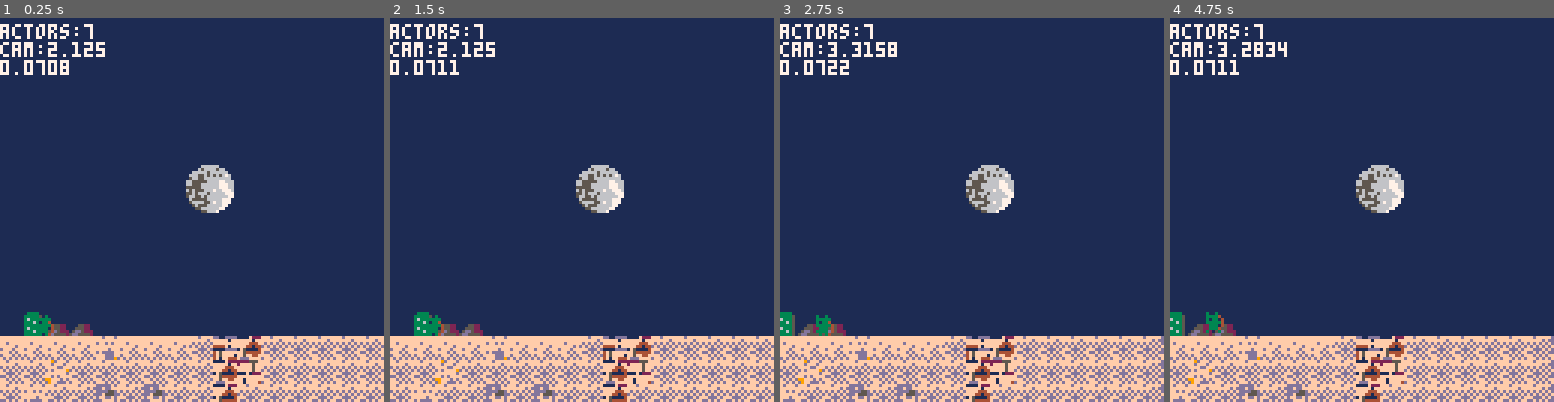
Above: before the commit, frames 1-4 (left to right).
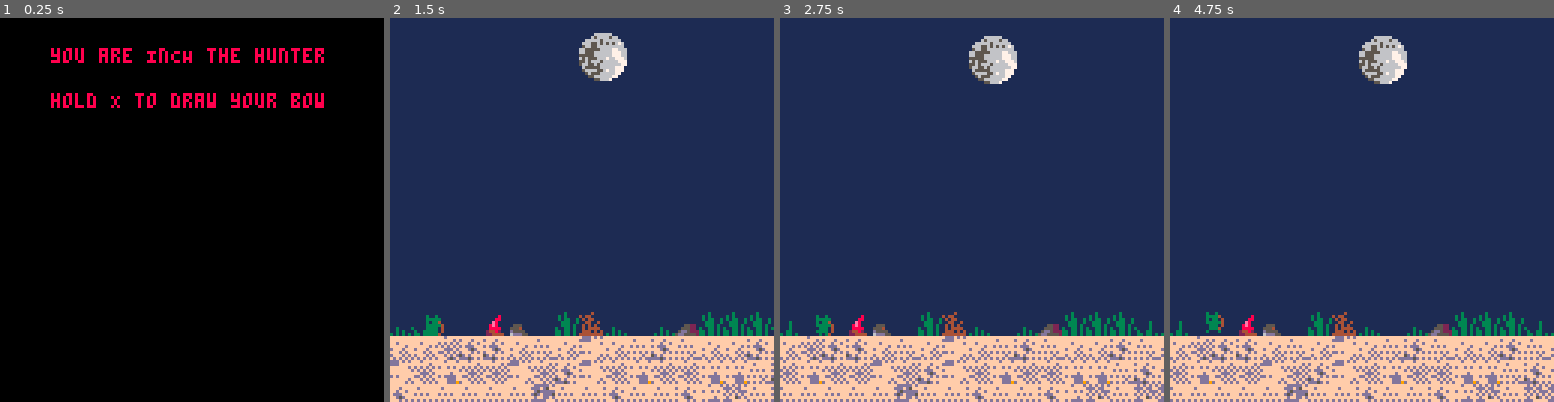
Above: after the commit, the same moments.

Repository: MaxBittker/pico-8-plink
Game: PICO-8 cartridge plink.p8
The game is run twice, just before and just after one commit, with the same random seed, the same clock (stepped at 60 frames per second) and the same inputs.
Inputs:
- Up to frame 1 (0.25 s): no input
- Up to frame 2 (1.5 s): tap X (X key) at 0.33, 1.07 s; tap O (Z key) at 0.7 s
- Up to frame 3 (2.75 s): hold Right 1.6-2.1 s; tap O (Z key) at 1.7, 2.1, 2.5 s; tap X (X key) at 1.85 s; hold Up 2.15-2.42 s; hold Right from 2.47 s (still down)
- Up to frame 4 (4.75 s): tap O (Z key) every 0.4 s from 2.9 to 4.5 s; tap X (X key) at 2.97, 4.08 s; release Right at 3.03 s; hold Left 3.08-3.58 s; hold Right 4.02-4.68 s; hold Up from 4.73 s (still down)

The runs differ from the first frame. In frame 1, 100% of the frame differs, in the area x 0-100%, y 0-100%; in frame 2, 11%; in frame 3, 11%; in frame 4, 11%.

Commit message:
bad code

Diff:
--- a/plink.p8
+++ b/plink.p8
@@ -132,8 +132,10 @@
   moon = {}
   map_moon = {}
   moose = nil
-  level = 1
+  level = 0
   moonshot = false
+  postmoon = false
+  didstart = false
 
   -- spawn player
   for y=0,32 do for x=0,127 do
@@ -218,7 +220,7 @@
         end
 
 
-    if (btn(5)  and pl.delay == 0) then
+    if (btn(5)  and pl.delay == 0 and not postmoon) then
       pl.drawing = min(pl.drawing + 0.1, 7.0)
       pl.dx = 0;
     else
@@ -302,7 +304,7 @@
       b.dy = -0.2
       sfx(17)
     end
-    if (b.wild and rnd(50)>45) then
+    if (b.wild and rnd(50)>45 and moonshot) then
       b.dx *=-1.1
       b.d*=-1
     end
@@ -329,17 +331,41 @@
     mf = flr( (1+ c) * 2)
     m.frame = 130 + mf*2
 
-    if( c< -0.95 ) then
+    if( c< -0.95 and moonshot == false) then
       m.dy = -0.2
       sfx(7)
     end
   end
+
   if(m.x>125 and not moonshot and level == 1) then
     m.dx = 0
     m.d = -1
   end
+
   if(moonshot) then
-    m.d = -1
+    m.fear = 100
+    m.d = (m.x - map_moon.x)>0 and -1 or 1
+    local md = abs(map_moon.x - m.x)
+    if(md<1.4) then
+      m.dx = 0
+      if(not m.startkneel)then
+        m.t = 0
+        m.startkneel = true
+      end
+      mf = flr( m.t *0.01)
+      m.frame = 160 + mf * 2
+      if(mf>7) then
+        moonshot = false
+        postmoon = true
+        for a in all(actor) do
+          if a.kind ==4 then
+            del(actor,a)
+          end
+        end
+        music(-1)
+        del(actor,m)
+      end
+    end
   end
 
 end
@@ -517,44 +543,22 @@
 
 end
 
-function outgame_logic()
-
-  if (death_t > 0) then
-    death_t = death_t + 1
-    if (death_t > 30 and
-    btn(4) or btn(5))
-    then
-      music(-1)
-      sfx(-1)
-      sfx(0)
-      dpal={0,1,1, 2,1,13,6,
-      4,4,9,3, 13,1,13,14}
-
-      -- palette fade
-      for i=0,40 do
-        for j=1,15 do
-          col = j
-          for k=1,((i+(j%5))/4) do
-            col=dpal[col]
-          end
-          pal(j,col,1)
-        end
-        flip()
-      end
-
-      -- restart cart end of slice
-      run()
-    end
+function intro()
+    if (btn(4) or btn(5)) then
+      -- print("hello")
+      didstart = true
   end
 end
 
 function _update()
-
-  foreach(actor, move_actor)
-  foreach(sparkle, move_sparkle)
-  collisions()
-  -- outgame_logic()
-  t=t+1
+  if( not didstart)then
+    intro()
+  else
+    foreach(actor, move_actor)
+    foreach(sparkle, move_sparkle)
+    collisions()
+    t=t+1
+  end
 end
 
 function draw_sparkle(s)
@@ -630,7 +634,17 @@
 end
 
 function _draw()
-
+  if(not didstart)then
+    camera (0, 0)
+    rectfill (0,0,127,127,0)
+    color(7)
+    -- cursor (5,5)
+    print("you are InCH the hunter",
+      18-1,10-0,8+(t/4)%2)
+    print("hold X to draw your bow",
+      18-1,25-0,8+(t/4)%2)
+  return
+  end
   -- sky
   camera (0, 0)
   if(player.x > 114 and level < 1)then
@@ -679,8 +693,9 @@
     --cam_y = mid(0,player.y*6-40,128)
     camera (cam_x,cam_y)
     map (0, level*12, 0,32, 128,myoffset, 1)
+    pal()
     if(moonshot) then
-      music(1)
+      if rnd(10)>8 then music(1) end
 
       dpal={0,2,2,2,2,2,8,8,8,8, 8,12, 8, 8, 8}
     --  for i=0,40 do
@@ -720,14 +735,14 @@
     map_moon.y = cam_y/8 + moon.y/8
     color(7)
 
-    if (death_t > 60) then
-      print("press button to restart",
-      18-1,10-0,8+(t/4)%2)
-      print("press button to restart",
-      18,10,7)
-    end
-
-    if (true) then
+    -- if (intro) then
+    --   print("press button to restart",
+    --   18-1,10-0,8+(t/4)%2)
+    --   print("press button to restart",
+    --   18,10,7)
+    -- end
+
+    if (false) then
       cursor(0,2)
       print("actors:"..count(actor))
       print("cam:"..cam_x/8)
@@ -820,22 +835,22 @@
 00000f0000f0000000000ff00ff000000000ff0000ff0000000ff000000ff0000fff00000000fff0000000000000000000000000000000000000000000000000
 00000f0000f00000000000ffdf00000000000f0000f0000000f000000000ff00df000000000000fd000000000000000000000000000000000000000000000000
 00000d0000d000000000000dd0000000000000d00d0000000d00000000000dd0d00000000000000d000000000000000000000000000000000000000000000000
-0000000000c000000000000000c000000000000000c000000000000000c000000000000000000000000000000000000000000000000000000000000000000000
-0000000000c0c0000000000000c0c0000000000000c0c0000000000000c0c0000000000000000000000000000000000000000000000000000000000000000000
-0000000000c0c0000000000000c0c0000000000000c0c0000000000000c0c0000000000000000000000000000000000000000000000000000000000000000000
-0000000000ccc0000000000000ccc0000000000000ccc0000000000000ccc0000000000000000000000000000000000000000000000000000000000000000000
-000000000000cf00000000000000cf00000000000000cf00000000000000cf000000000000000000000000000000000000000000000000000000000000000000
-000000000000ffff000000000000ffff000000000000ffff000000000000ffff0000000000000000000000000000000000000000000000000000000000000000
-0000000000444fff0000000000444fff0000000000444fff0000000000444fff0000000000000000000000000000000000000000000000004000000000000000
-000444400444ff04000444400444ff04000444400444ff04000444400444ff040000000000000000000000000000000000000000000000000000000000000000
-00444444444444000044444444444400004444444444440000444444444444000000000000000000000000000000000000000000000000000000000000000000
-04444444444444000444444444444400044444444444440004444444444444000000000000000000000000000000000000000000000000000000000000000000
-00444444444444000044444444444400004444444444440000444444444444000000000000000000000000000000000000000000000000000000000000000000
-00044444444440000004444444444000000444444444400000044444444440000000000000000000000000000000000000000000000000000000000000000000
-00004440044400000000444004440000000044400444000000004440044400000000000000000000000000000000000000000000000000000000000000000000
-00000f0000f0000000000f0000f0000000000f0000f0000000000f0000f000000000000000000000000000000000000000000000000000000000000000000000
-00000f0000f0000000000f0000f0000000000f0000f0000000000f0000f000000000000000000000000000000000000000000000000000000000000000000000
-00000d0000d0000000000d0000d0000000000d0000d0000000000d0000d000000000000000000000000000000000000000000000000000000000000000000000
+0000000000c000000000000000000000000000000000000000000000000000000000000000000000000000000000000000000000000000000000000000000000
+0000000000c0c0000000000000000000000000000000000000000000000000c000000000000000c000000000000000cc00000000000000cc00000000000000cc
+0000000000c0c000000000000000000000000000000000000000000000000cc00000000000000cc00000000000000cc00000000000000cc00000000000000cc0
+0000000000ccc00000000000000000cc00000000000000000000000000000c000000000000000c000000000000000c000000000000000c000000000000000c00
+000000000000cf000000000000000cc000000000000000000000000000000c000000000000000c000000000000000c000000000000c00c000000000000000c00
+000000000000ffff000000000000c00c000000000000000c0000000000000c0c0000000000000c0c0000000000000c0c0000000000c00c0c0000000000000c0c
+0000000000444fff004400004400cccc004400000000cccc004400000000cccc004400000000cccc004400000000cccc0044000000cccccc00cc00000000cccc
+000444400444ff0404444004444ccf00044440000000c000044440000000c000044440000000c000044440000000c00004444000000cc0000cccc0000000c000
+004444444444440044444444444fff00444444444000cccc444444444000cccc444444444c00cccc444444444000cccc444444444000ccccccccccccc000cccc
+04444444444444004444444444fffff044444444444ccf0044444444444ccf004444444444cccf0044444444444ccf0044444444cccccf00cccccccccccccf00
+00444444444444004444444444404ff044444444444fff0044444444444fff0044444444444fff00444444444ccfff0044444444444fffcccccccccccccfffcc
+000444444444400004444444444000000444444444ffff000444444444ffff000444444444ffff0004444444ccffff00044444444ccfffc00cccccccccffffc0
+00004440044400000044404444000000004440444440ff00004440444440ff00004440444440ff00004440444440ffc0004440cccc40ffcc00ccc0ccccc0ffc0
+00000f0000f00000000f000444000000000f00444440ff00000f00444440ff00000f00444440ff00000f00444440ff00000f00444440ff00000f00ccccc0ff00
+00000f0000f00000000f0000ff000000000f0000fff00000000f0000fff00000000f0000fff00000000f0000fff00000000f0000fff000cc000f0000fff000cc
+00000d0000d00000000d000df0000000000d00dff0000000000d00dff0000000000d00dff0000000000c00cff0000000000c00cff000000c000c00ccf000000c
 000000000000000000000000000000000000000000000000000000000000000000000000000000000000000000000000ddddaaa0000000000000000000000000
 000000000000000000000000000000000000000000000000000000000000000000000000000000000000000000000000ddaaddad000000000000000000000000
 000000000000000000000000000000000000000000000000000000000000000000000000000000000000000000000000aaadd9ad999000000000000000000000
